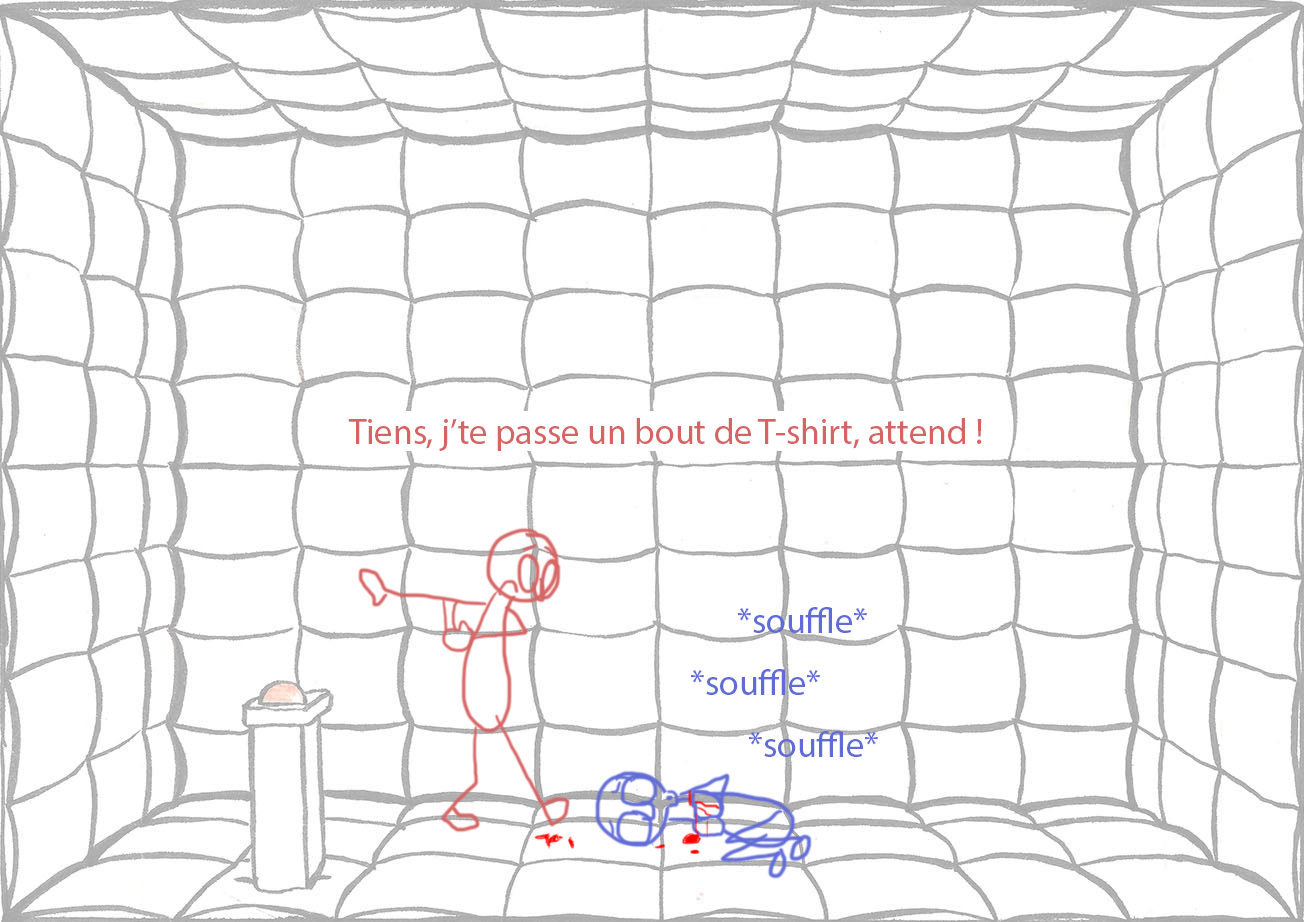
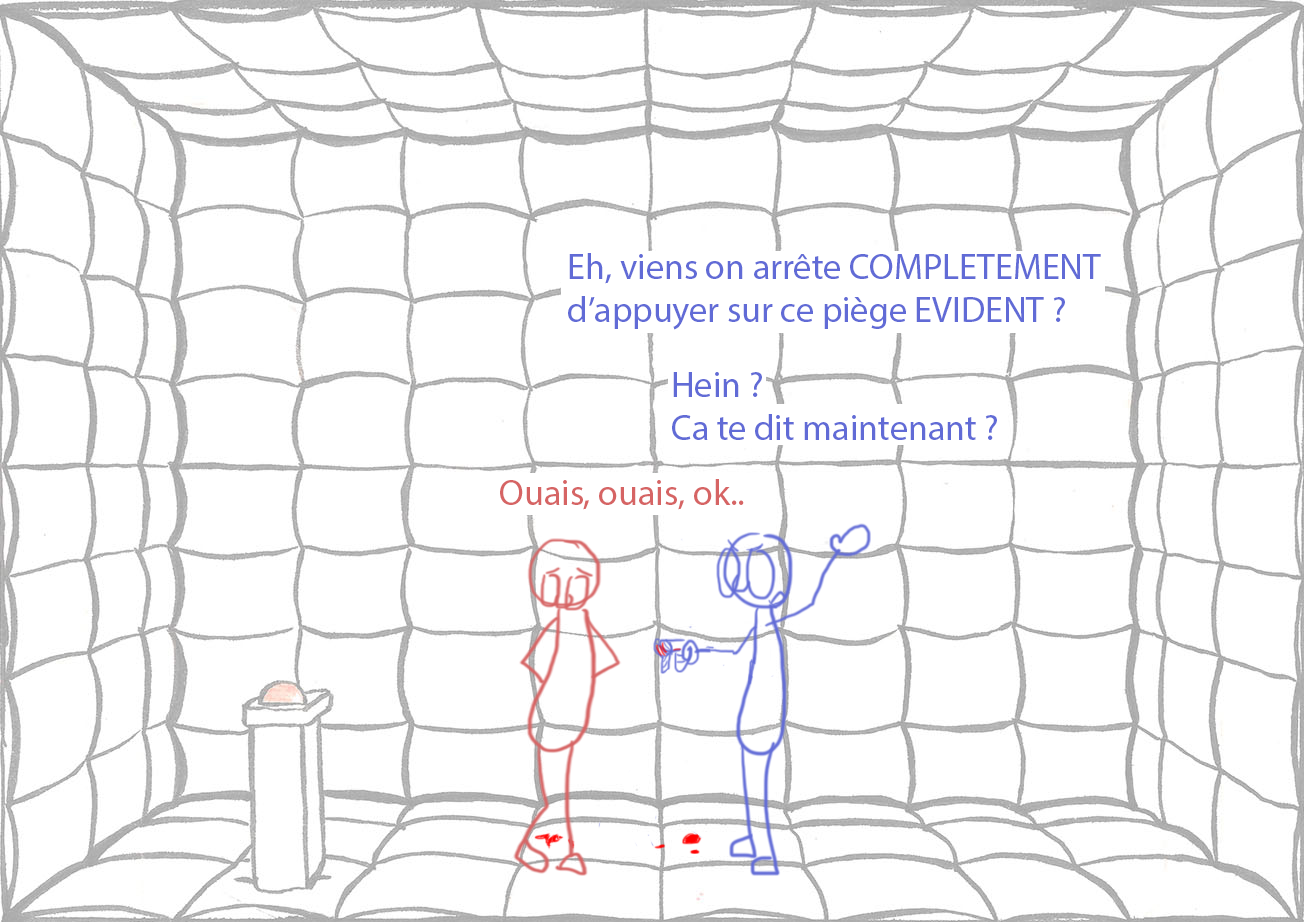
Two versions of the same layered image (1304 x 922). Layer-by-layer changes:
added layer "Eh, viens on arrête COMPLETEMENT d’appuyer sur ce piège EVIDENT" above "Ouais, ouais, ok.." over [568,253,1101,330]
added layer "Ouais, ouais, ok.." above "Hein ? Ca te dit maintenant ?" over [500,479,744,510]
renamed "Tiens, j’te passe un bout de T-shirt, attend !" to "Hein ? Ca te dit maintenant ?", painted on it over [348,372,997,451]
added layer "Rectangle 4" above "Rectangle 3" over [500,473,752,515]
added layer "Rectangle 3" above "Rectangle 2" over [765,404,997,445]
added layer "Rectangle 2" above "Rectangle 1" over [668,368,766,444]
painted on "Rectangle 1" over [348,251,1105,451]
removed layer "Calque 12" over [358,527,571,833]
removed layer "*souffle* copie 2" over [738,607,867,633]
removed layer "*souffle* copie" over [749,731,878,757]
removed layer "*souffle*" over [691,669,820,695]
added layer "Calque 17" above "Calque 16" over [513,538,622,876]
added layer "Calque 15" above "Calque 11" over [652,523,872,877]
painted on "Calque 11" over [533,538,813,879]
removed layer "Calque 9" over [533,538,684,850]
